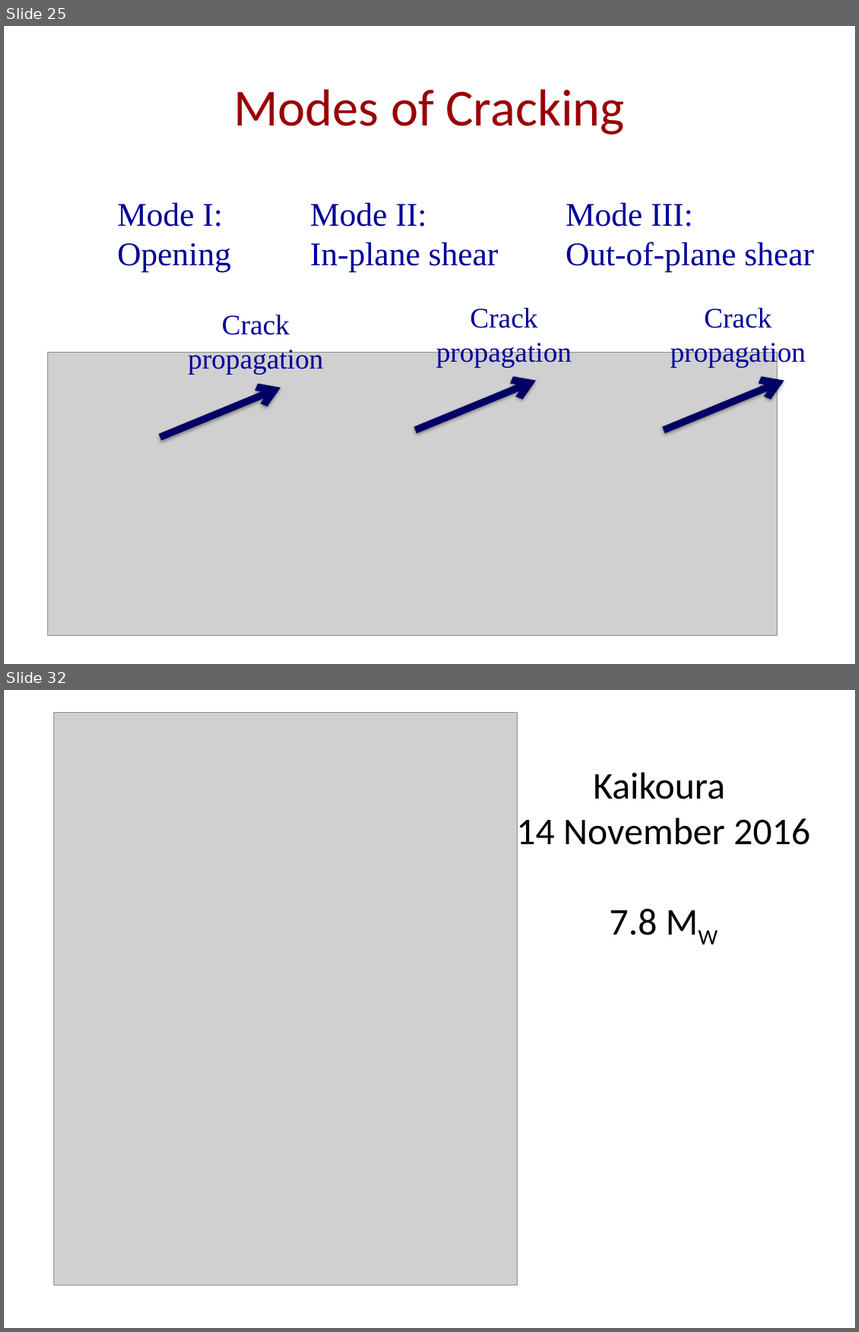
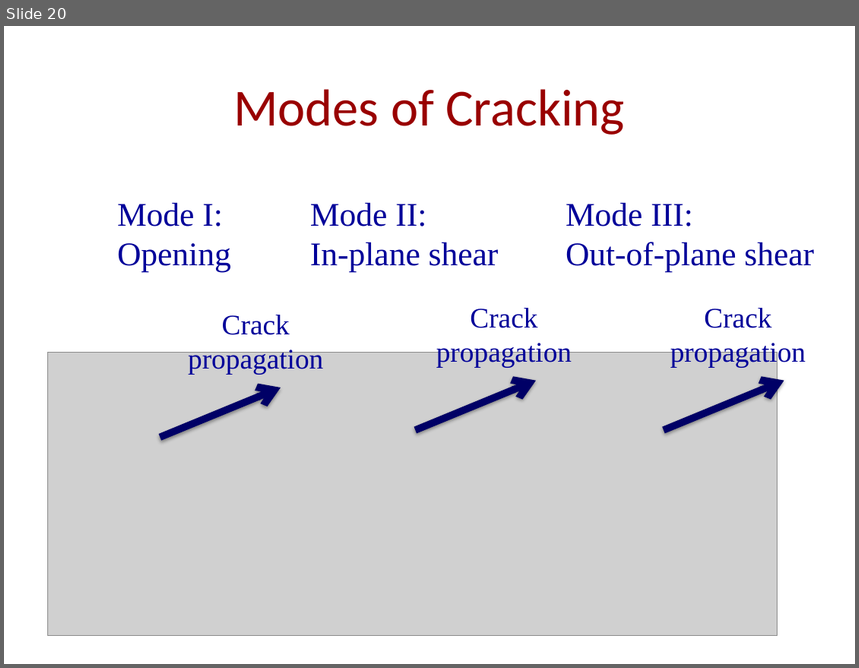
Before and after one commit to UW-geophysics-edu/ess-411-511, a slide deck: lectures/pptx/ESS411_511_Class_19.pptx. Shown one above the other, each under a label of ours: slides 25 and 32 before the commit, slide 20 after it; the slides between them are not shown. The pictures are 859x1332 and 859x668 pixels, drawn with LibreOffice and Linux fonts; fonts in the diff are those of the drawing; grey boxes stand for pictures. Boxes give left, top, right and bottom in pixels: in the first picture for what was removed or moved away, otherwise in the second. Text is boxed around its words. In the diff, an @@ line names an element or a change of style, - is before the commit and + after.

```diff
--- a/lectures/pptx/ESS411_511_Class_19.pptx
+++ b/lectures/pptx/ESS411_511_Class_19.pptx
@@ slide 32 removed at [4, 690, 855, 1328], background #FFFFFF @@
@@ picture removed at [53, 712, 516, 1286] @@
@@ title removed at [516, 772, 810, 935] @@
-Kaikoura
-14 November 2016
-7.8 MW
@@ what was slide 25 is now slide 20 @@
```
Also in this commit, not shown: 1 slide changed, 1 slide added, 14 other slides removed, 10 other files.
